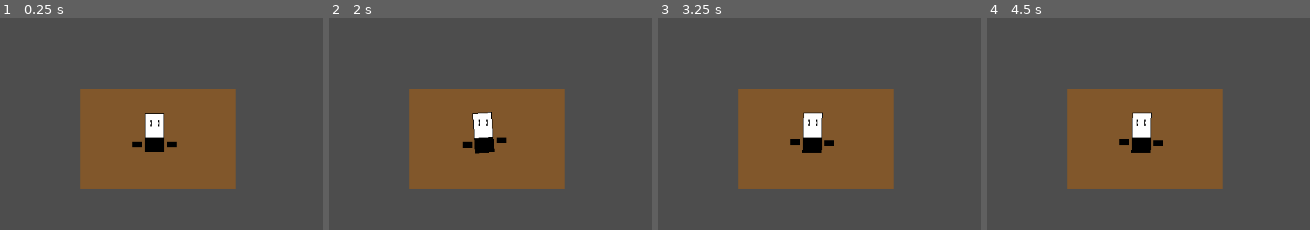
Above: before the commit, frames 1-4 (left to right).
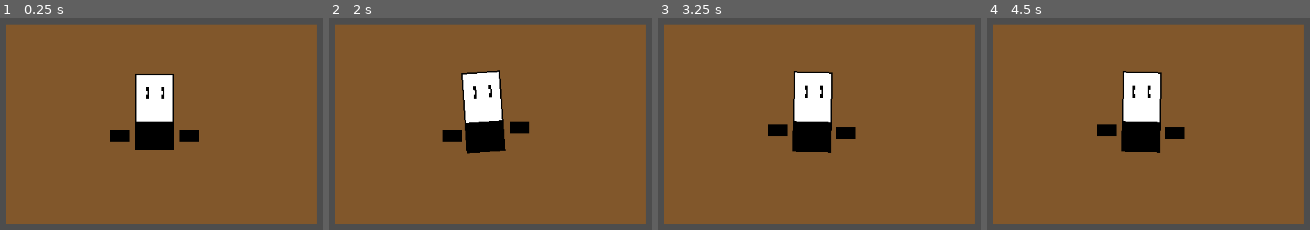
Above: after the commit, the same moments.

Repository: Sessiom/player_component
Game: Godot game, scene res://scenes/map.tscn
The game is run twice, just before and just after one commit, with the same random seed, the same clock (stepped at 60 frames per second) and the same inputs.
Inputs:
- Up to frame 1 (0.25 s): no input
- Up to frame 2 (2 s): hold D (right) 0.53-1.28 s; hold S (down) from 1.28 s (still down)
- Up to frame 3 (3.25 s): release S (down) at 2.03 s; hold D (right) 2.03-2.78 s; hold W (up) from 2.78 s (still down)
- Up to frame 4 (4.5 s): release W (up) at 3.53 s; hold A (left) from 3.53 s (still down)

The runs differ from the first frame. In frame 1, 71% of the frame differs, in the area x 1-99%, y 3-98%; in frame 2, 71%; in frame 3, 71%; in frame 4, 71%.

Commit message:
added can_move variable and current_state

Diff:
--- a/scenes/map.tscn
+++ b/scenes/map.tscn
@@ -20,3 +20,4 @@
 position = Vector2(107, 93)
 
 [node name="Camera2D" type="Camera2D" parent="Player"]
+zoom = Vector2(2, 2)
--- a/scenes/player.tscn
+++ b/scenes/player.tscn
@@ -591,6 +591,10 @@
 [node name="Player" type="CharacterBody2D"]
 script = ExtResource("1_mx6mj")
 
+[node name="CollisionShape2D" type="CollisionShape2D" parent="."]
+position = Vector2(0, -30)
+shape = SubResource("RectangleShape2D_u2lbm")
+
 [node name="body" type="Sprite2D" parent="."]
 texture_filter = 1
 position = Vector2(0, -28)
@@ -608,10 +612,6 @@
 scale = Vector2(0.5, 0.5)
 texture = ExtResource("2_amdur")
 
-[node name="CollisionShape2D" type="CollisionShape2D" parent="."]
-position = Vector2(0, -30)
-shape = SubResource("RectangleShape2D_u2lbm")
-
 [node name="AnimationPlayer" type="AnimationPlayer" parent="."]
 libraries = {
 "": SubResource("AnimationLibrary_qgbgj")
@@ -623,8 +623,9 @@
 anim_player = NodePath("../AnimationPlayer")
 parameters/move/blend_position = Vector2(0, 0)
 
-[node name="playerStateMachine" type="Node" parent="."]
+[node name="playerStateMachine" type="Node" parent="." node_paths=PackedStringArray("current_state")]
 script = ExtResource("4_hui71")
+current_state = NodePath("Idle")
 
 [node name="Idle" type="Node" parent="playerStateMachine"]
 script = ExtResource("5_7qxxg")
--- a/scripts/State.gd
+++ b/scripts/State.gd
@@ -1,3 +1,5 @@
 extends Node
 
 class_name State
+
+@export var can_move : bool = true
--- a/scripts/playerStateMachine.gd
+++ b/scripts/playerStateMachine.gd
@@ -1,6 +1,8 @@
 extends Node
 
-class_name character_state_machine
+class_name playerStateMachine
+
+@export var current_state : State
 
 var states : Array[State]
 
@@ -9,5 +11,11 @@
 	for child in get_children():
 		if(child is State):
 			states.append(child)
+
+			#set the states up with what they need to function
+
 		else:
 			push_warning("Child " + child.name + " is not a State for playerStateMachine")
+
+func check_if_can_move():
+	return current_state.can_move
